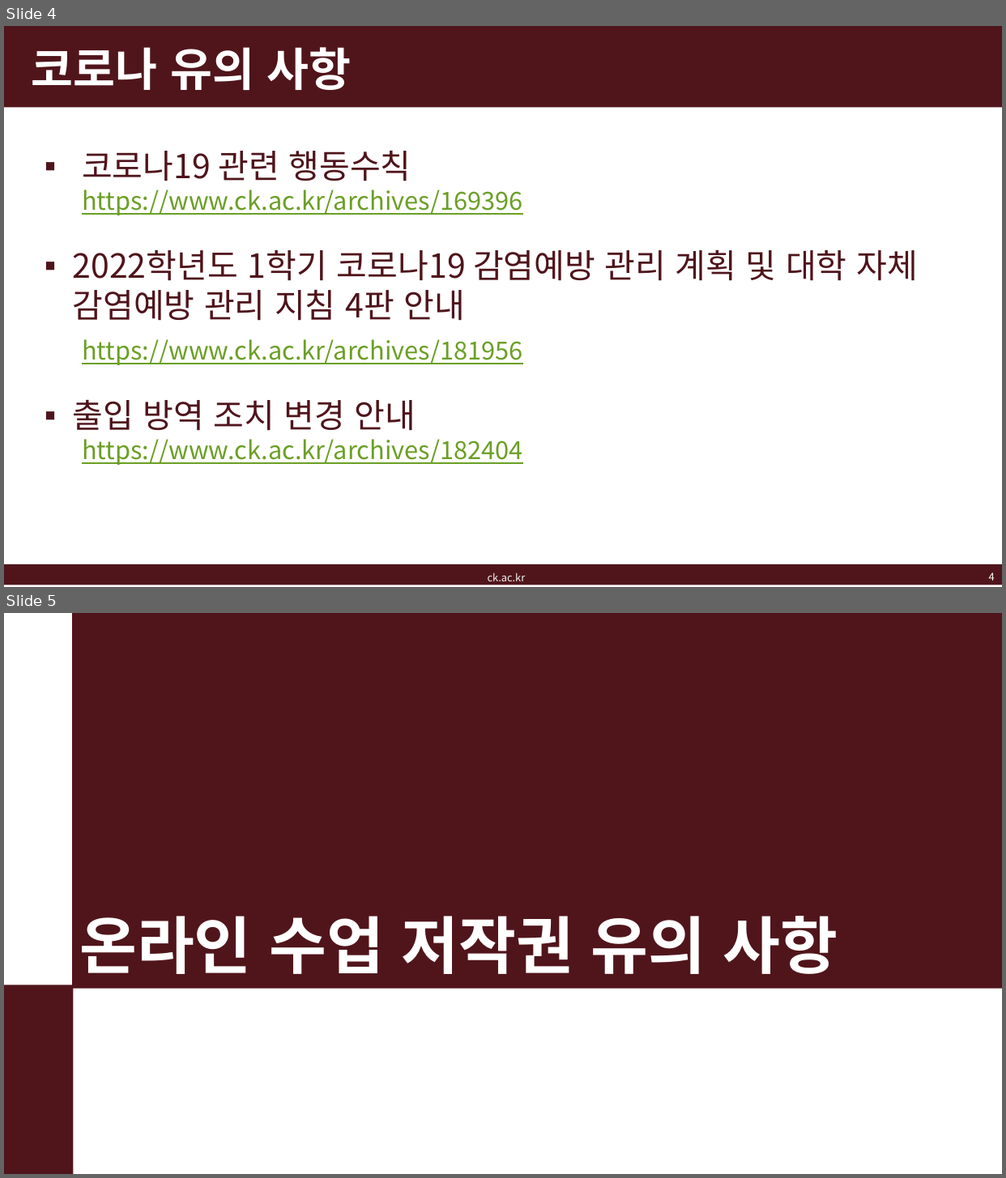
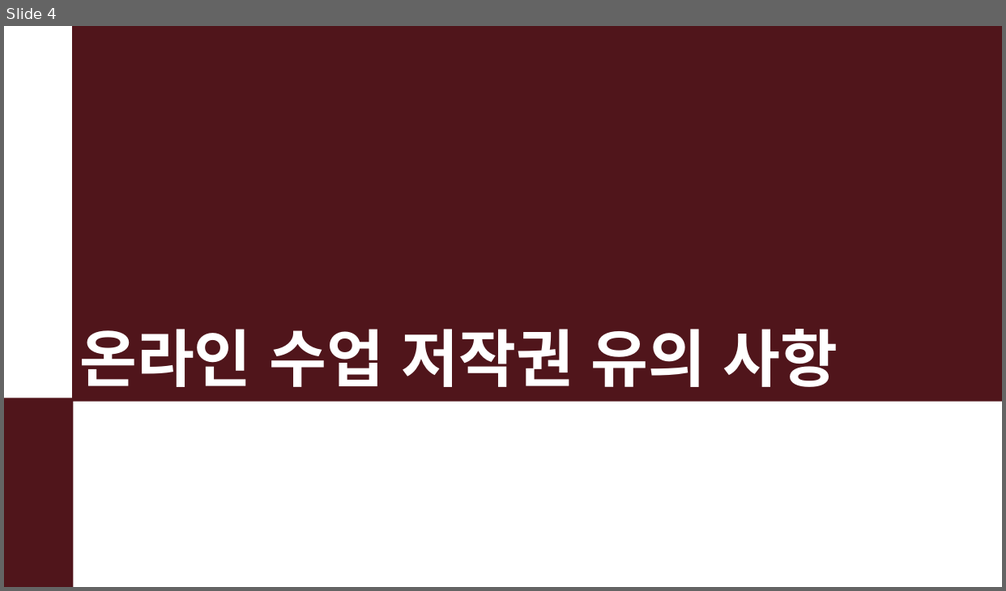
Before and after one commit to kj-ban/intermediate-game-engine-programming, a slide deck: doc/게임엔진프로그래밍응용_7주차.pptx. Shown one above the other, each under a label of ours: slides 4 and 5 before the commit, slide 4 after it. The pictures are 1006x1178 and 1006x591 pixels, drawn with LibreOffice and Linux fonts; fonts in the diff are those of the drawing; background and template pictures are left out. Boxes give left, top, right and bottom in pixels: in the first picture for what was removed or moved away, otherwise in the second. Text is boxed around its words. In the diff, an @@ line names an element or a change of style, - is before the commit and + after.

```diff
--- a/doc/게임엔진프로그래밍응용_7주차.pptx
+++ b/doc/게임엔진프로그래밍응용_7주차.pptx
@@ slide 4 removed at (4,26,1002,587), background #FFFFFF @@
@@ rectangle removed at (4,26,1002,108) @@
@@ title removed at (31,47,351,90) @@
-코로나 유의 사항
@@ text removed at (73,151,918,465) @@
-▪ 코로나19 관련 행동수칙
-  https://www.ck.ac.kr/archives/169396
-▪ 2022학년도 1학기 코로나19 감염예방 관리 계획 및 대학 자체 감염예방 관리 지침 4판 안내
-  https://www.ck.ac.kr/archives/181956
-▪ 출입 방역 조치 변경 안내
-  https://www.ck.ac.kr/archives/182404
@@ rectangle removed at (4,565,1002,586) @@
@@ text removed at (488,574,526,582) @@
-ck.ac.kr
@@ page number removed at (989,573,995,581) @@
-4
@@ what was slide 5 is now slide 4 @@
```
Also in this commit, not shown: 5 slides changed, 41 slides added, 3 other slides removed, 48 other files.
